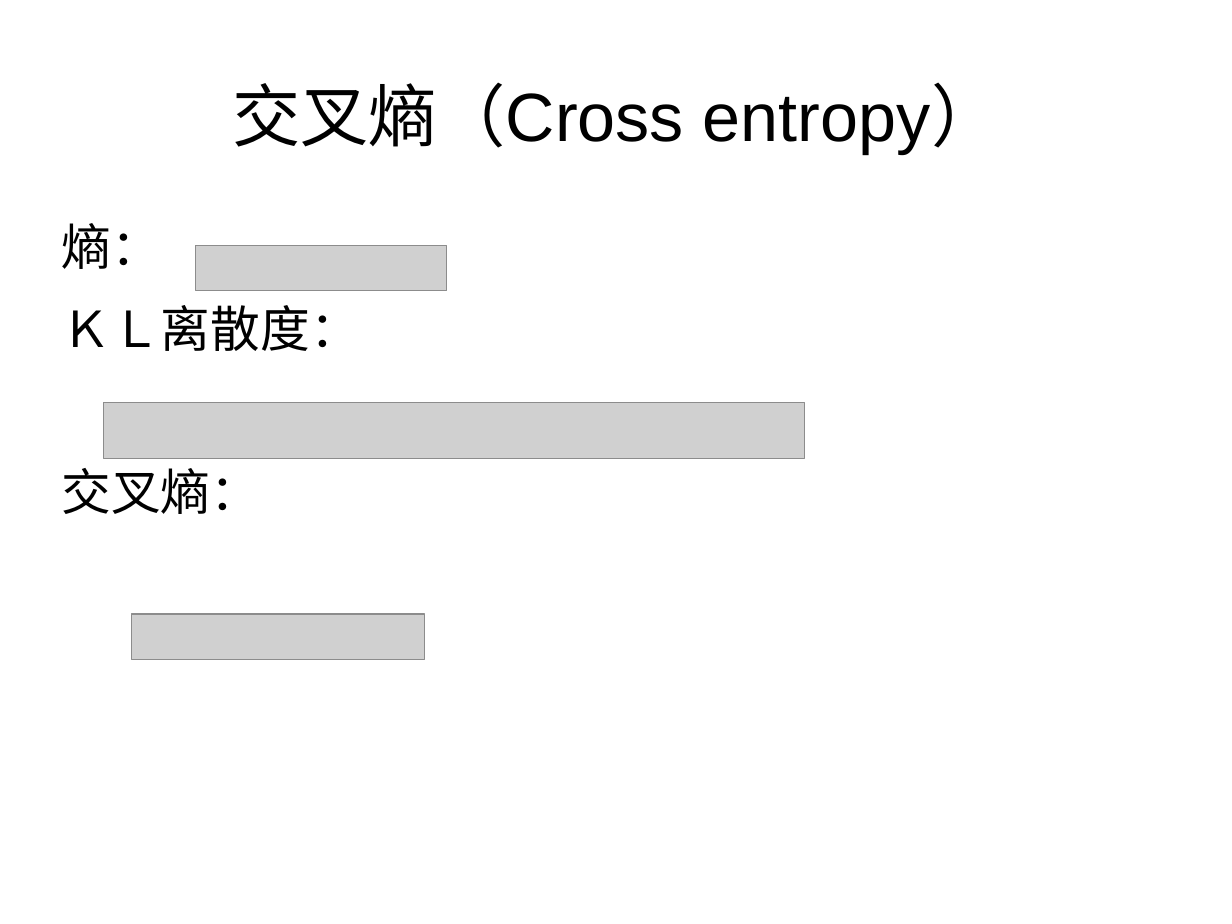
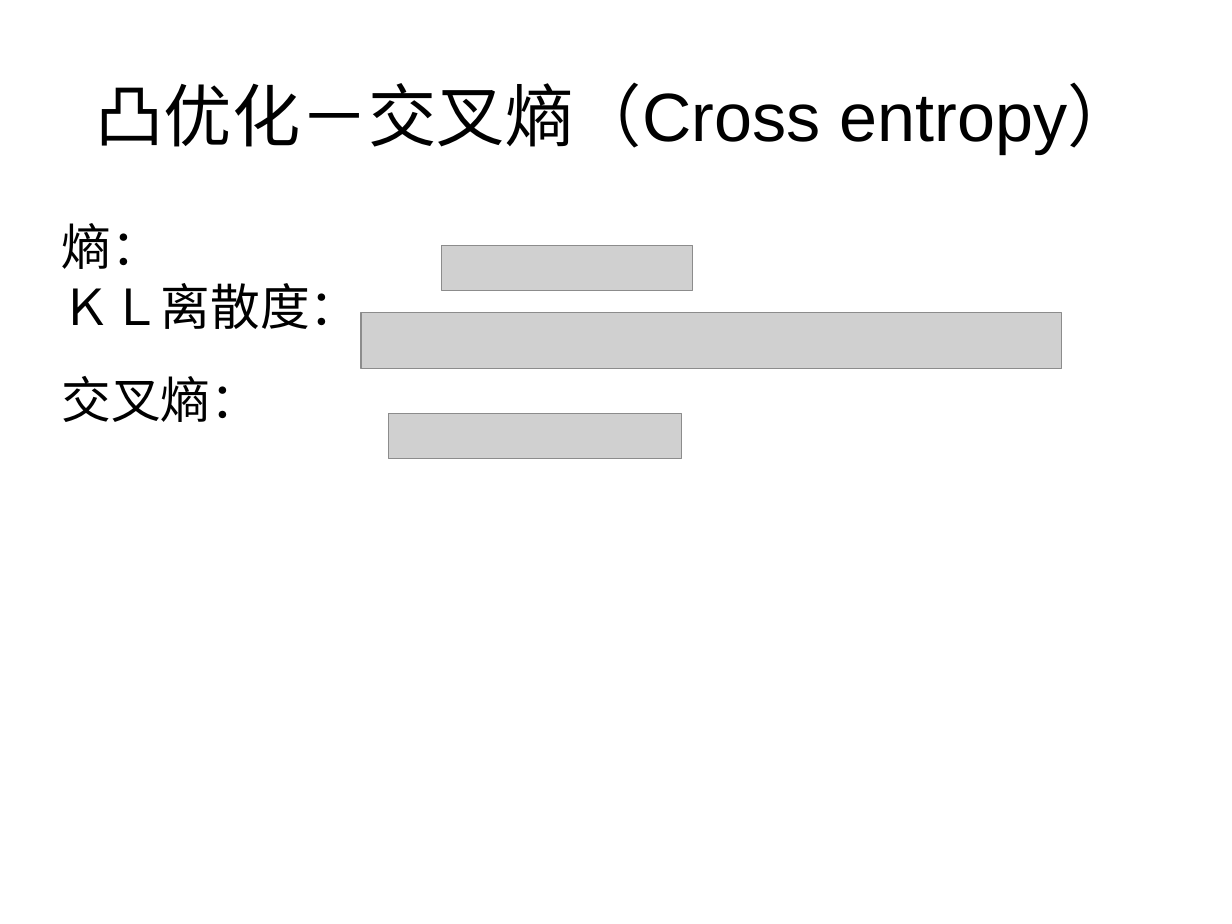
Before and after one commit to qqqil/tensorflow_test, a slide deck: slide 8 of docs/nn.odp (slide 2 before the commit). Drawn at 1232x924 pixels with LibreOffice and Linux fonts; fonts in the diff are those of the drawing; grey boxes stand for pictures. Boxes give left, top, right and bottom in pixels: in the first picture for what was removed or moved away, otherwise in the second. Text is boxed around its words. In the diff, an @@ line names an element or a change of style, - is before the commit and + after.

Commit message:
add pptx

```diff
--- a/docs/nn.odp
+++ b/docs/nn.odp
@@ text at [95, 82, 1137, 153]: text changed @@
-交叉熵（Cross entropy）
+凸优化－交叉熵（Cross entropy）
@@ text "熵：" at [62, 223, 360, 422]: less space between paragraphs @@
@@ picture: place and size @@
-picture at [196, 245, 447, 291]
+picture at [442, 245, 693, 290]
@@ picture: place and size @@
-picture at [132, 614, 425, 660]
+picture at [361, 313, 1062, 369]
@@ picture: place and size @@
-picture at [104, 402, 805, 458]
+picture at [389, 414, 682, 458]
```
Also in this commit, not shown: 1 other slide changed, 19 slides added, 2 slides removed, 31 other files.
